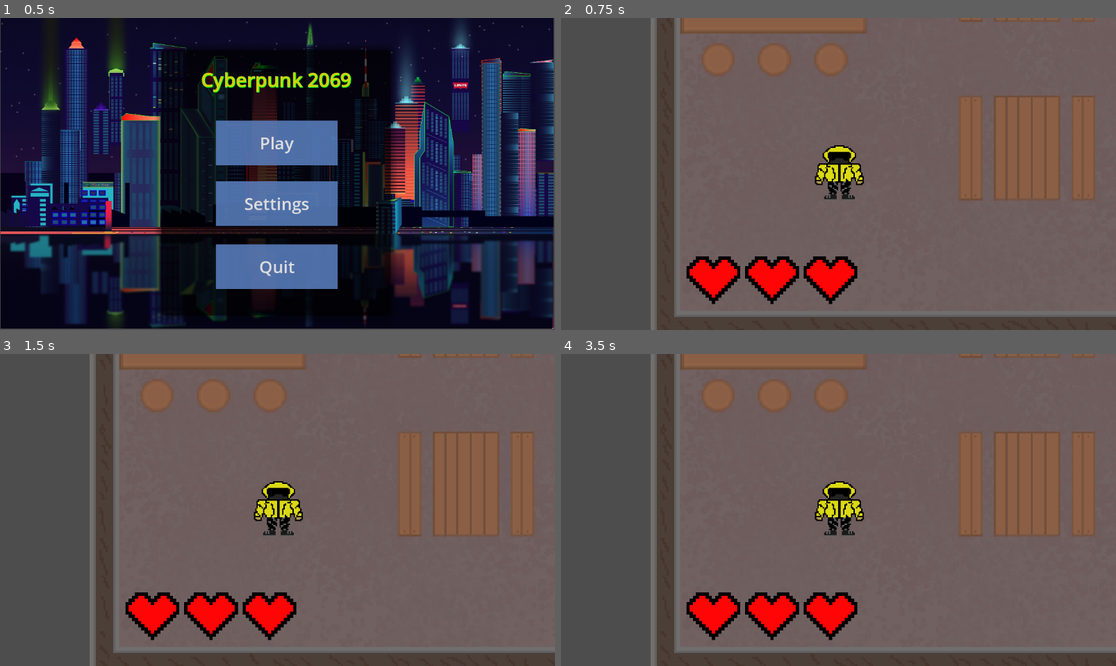
Above: before the commit, frames 1-4 (two rows, left to right).
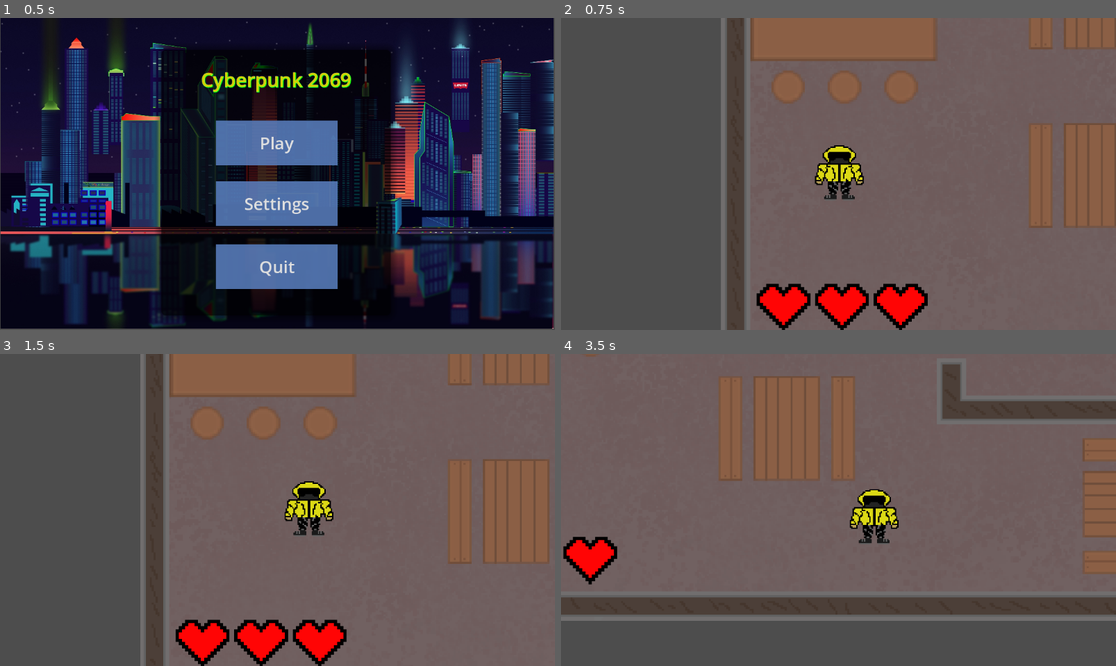
Above: after the commit, the same moments.

Repository: liketaurus/SE-practice-template
Game: Godot game, scene res://Scenes/menu.tscn
The game is run twice, just before and just after one commit, with the same random seed, the same clock (stepped at 60 frames per second) and the same inputs.
Inputs:
- Up to frame 1 (0.5 s): no input
- Up to frame 2 (0.75 s): click "Play" at 0.5 s
- Up to frame 3 (1.5 s): tap Enter at 1.25 s; hold D from 1.28 s (still down); hold Shift from 1.28 s (still down)
- Up to frame 4 (3.5 s): release D at 2.03 s; release Shift at 2.03 s; hold S 2.03-2.78 s; tap Shift at 2.1 s; hold D from 2.78 s (still down); hold Shift from 2.78 s (still down)

Frame 1 is identical in both runs. In frame 2, 33% of the frame differs, in the area x 16-100%, y 0-100%; in frame 3, 31%; in frame 4, 48%, in the area x 0-100%, y 0-100%.
Error before the commit: Attempt to call function 'play' in base 'null instance' on a null instance. (res://Scripts/player.gd:21)

Commit message:
Revert "Added player animations"
This reverts commit b29edf38a6a90a9fc40360f5924c651f2052adc6.

Diff:
--- a/src/Cyberpunk2069/Scenes/main.tscn
+++ b/src/Cyberpunk2069/Scenes/main.tscn
@@ -25,7 +25,7 @@
 position = Vector2(0, 1)
 
 [node name="Player" parent="." instance=ExtResource("2_cm5n4")]
-position = Vector2(-169, 45)
+position = Vector2(-266, 7)
 scale = Vector2(1.18079, 1.18079)
 
 [node name="Hp" type="Sprite2D" parent="."]
--- a/src/Cyberpunk2069/Scripts/player.gd
+++ b/src/Cyberpunk2069/Scripts/player.gd
@@ -17,11 +17,4 @@
 	if Input.is_key_pressed(KEY_D):
 		velocity.x = speed
 
-	if velocity.x == 0 and velocity.y == 0:
-		$AnimationPlayer.play("idle")
-	elif speed == 150:
-		$AnimationPlayer.play("walk")
-	else:
-		$AnimationPlayer.play("run")
-
 	move_and_slide()
Binary file removed: src/Cyberpunk2069/Scenes/__Idle.gif
Binary file removed: src/Cyberpunk2069/assets/FreeKnight_v1/Colour1/NoOutline/120x80_PNGSheets/_Attack.png
Not shown, removed: src/Cyberpunk2069/assets/FreeKnight_v1/Colour1/NoOutline/120x80_PNGSheets/_Attack.png.import
Binary file removed: src/Cyberpunk2069/assets/FreeKnight_v1/Colour1/NoOutline/120x80_PNGSheets/_Attack2.png
Not shown, removed: src/Cyberpunk2069/assets/FreeKnight_v1/Colour1/NoOutline/120x80_PNGSheets/_Attack2.png.import
Binary file removed: src/Cyberpunk2069/assets/FreeKnight_v1/Colour1/NoOutline/120x80_PNGSheets/_Attack2NoMovement.png
Not shown, removed: src/Cyberpunk2069/assets/FreeKnight_v1/Colour1/NoOutline/120x80_PNGSheets/_Attack2NoMovement.png.import
Binary file removed: src/Cyberpunk2069/assets/FreeKnight_v1/Colour1/NoOutline/120x80_PNGSheets/_AttackCombo.png
Not shown, removed: src/Cyberpunk2069/assets/FreeKnight_v1/Colour1/NoOutline/120x80_PNGSheets/_AttackCombo.png.import
Binary file removed: src/Cyberpunk2069/assets/FreeKnight_v1/Colour1/NoOutline/120x80_PNGSheets/_AttackComboNoMovement.png
Not shown, removed: src/Cyberpunk2069/assets/FreeKnight_v1/Colour1/NoOutline/120x80_PNGSheets/_AttackComboNoMovement.png.import
Binary file removed: src/Cyberpunk2069/assets/FreeKnight_v1/Colour1/NoOutline/120x80_PNGSheets/_AttackNoMovement.png
(and 354 more such lines)
